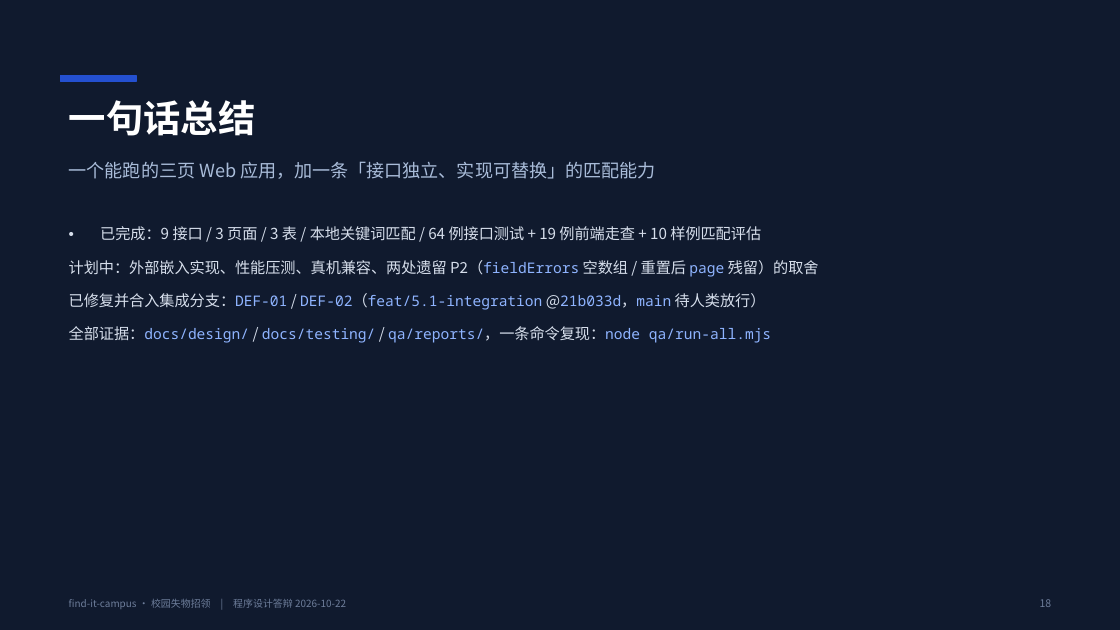
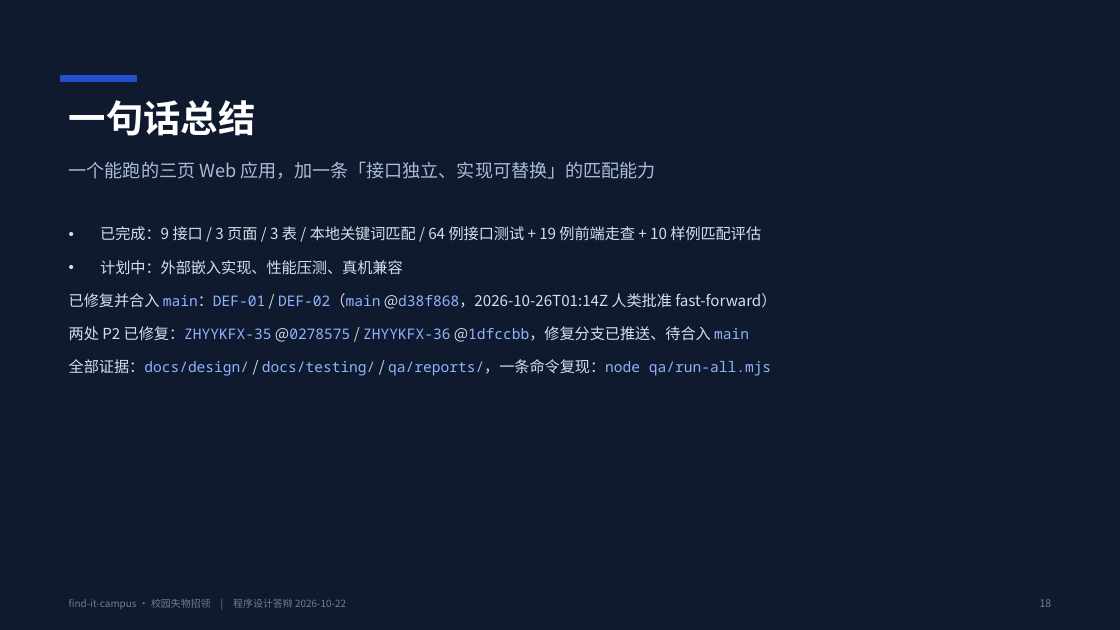
Before and after one commit to BLingKiy/find-it-campus, a slide deck: slide 18 of docs/delivery/6.2-答辩PPT.pptx. Drawn at 1120x630 pixels with LibreOffice and Linux fonts; fonts in the diff are those of the drawing. Boxes give left, top, right and bottom in pixels: in the first picture for what was removed or moved away, otherwise in the second. Text is boxed around its words. In the diff, an @@ line names an element or a change of style, - is before the commit and + after.

Commit message:
docs(6.2): 文档口径同步 main 已合入 d38f868，两处 P2 按已修复收口并重导 docx / pptx（ZHYYKFX-37）

```diff
--- a/docs/delivery/6.2-答辩PPT.pptx
+++ b/docs/delivery/6.2-答辩PPT.pptx
@@ text at [69,260,776,341]: text changed @@
-• 计划中：外部嵌入实现、性能压测、真机兼容、两处遗留 P2（fieldErrors 空数组 / 重置后 page 残留）的取舍
-• 已修复并合入集成分支：DEF-01 / DEF-02（feat/5.1-integration @21b033d，main 待人类放行）
+• 计划中：外部嵌入实现、性能压测、真机兼容
+• 已修复并合入 main：DEF-01 / DEF-02（main @d38f868，2026-10-26T01:14Z 人类批准 fast-forward）
+• 两处 P2 已修复：ZHYYKFX-35 @0278575 / ZHYYKFX-36 @1dfccbb，修复分支已推送、待合入 main
```
Also in this commit, not shown: 3 other slides changed, 9 other files.
